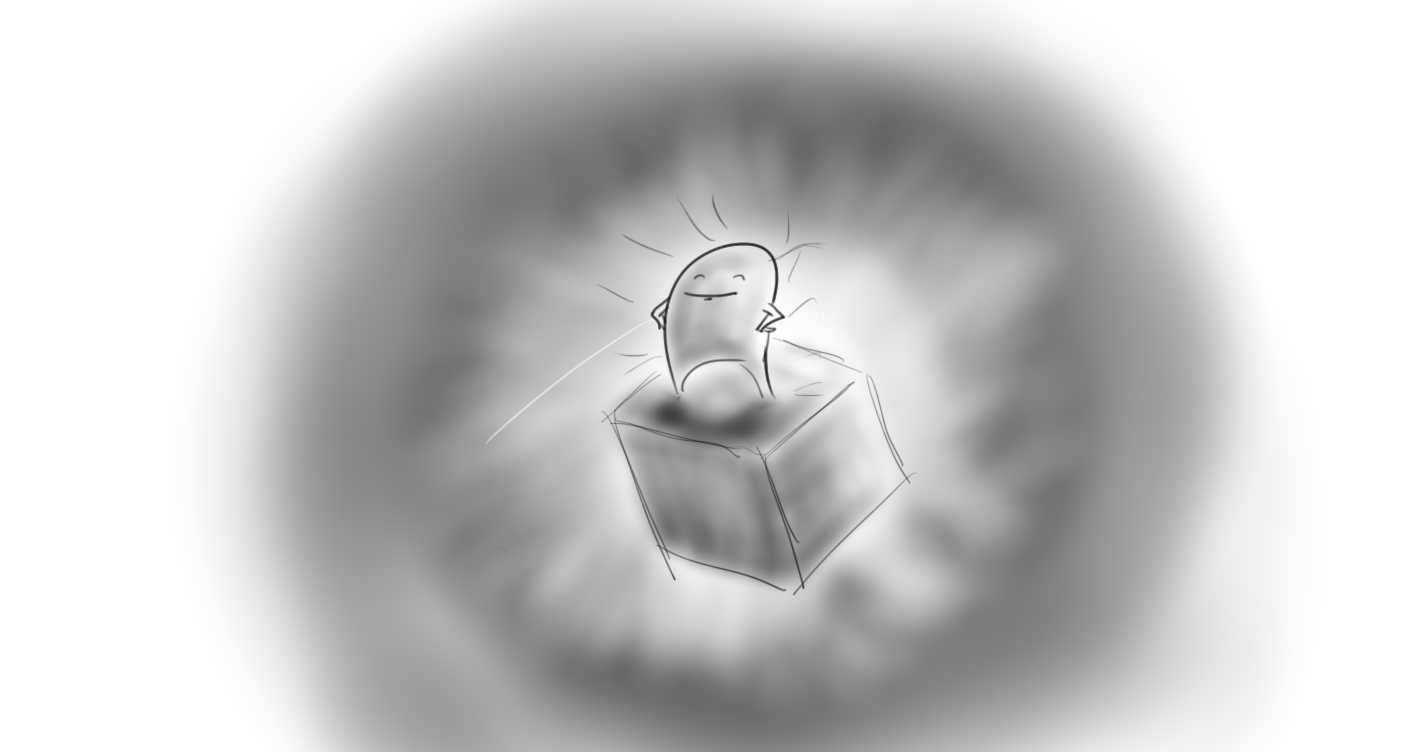
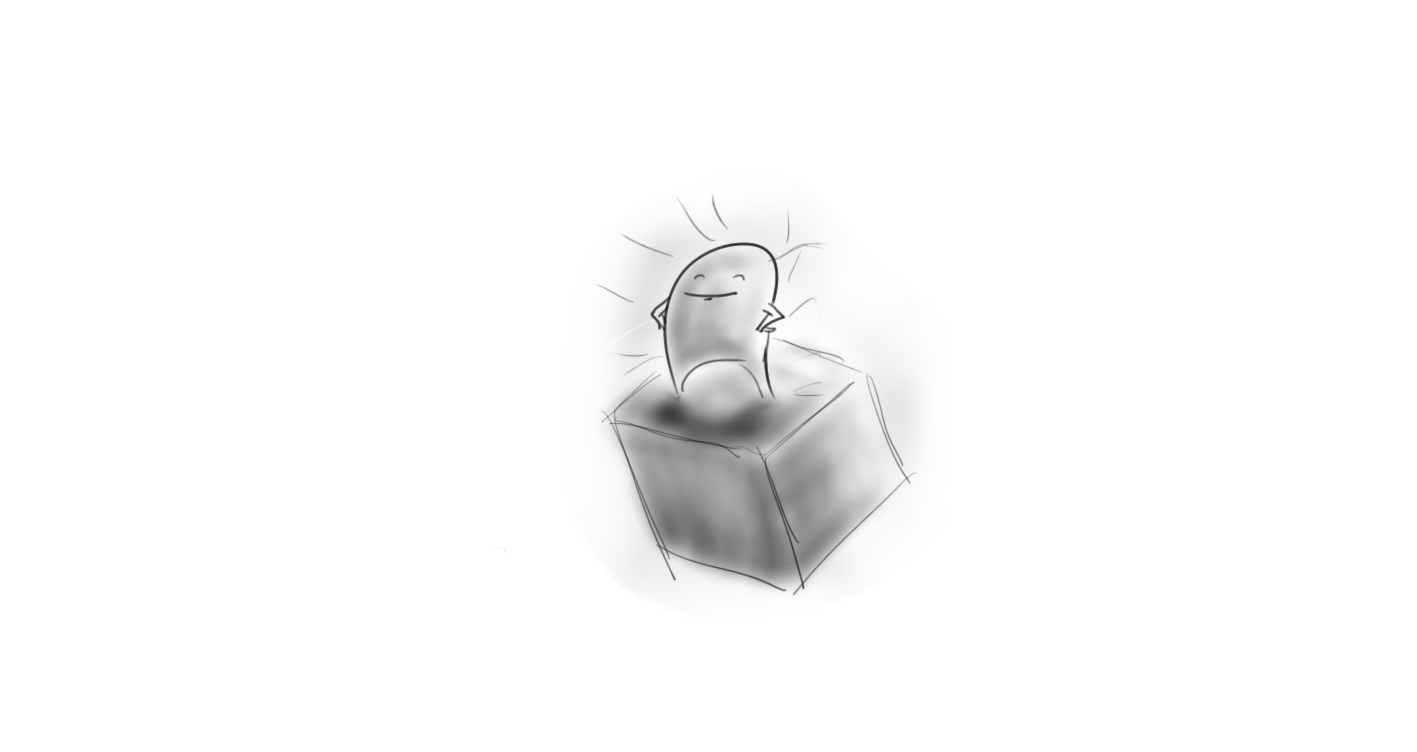
Comparing the layer stacks of the two 1417x752 images. Changes:
painted on "Background" over box(484, 344, 608, 446)
painted on "Layer 01" over box(180, 0, 1311, 752)
